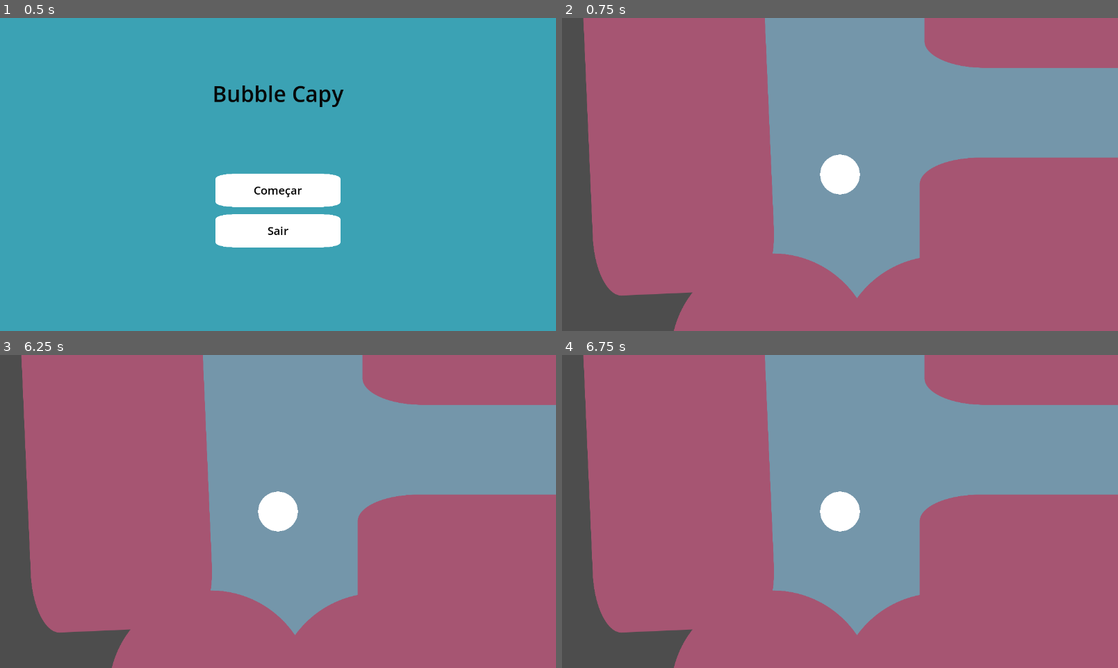
Above: before the commit, frames 1-4 (two rows, left to right).
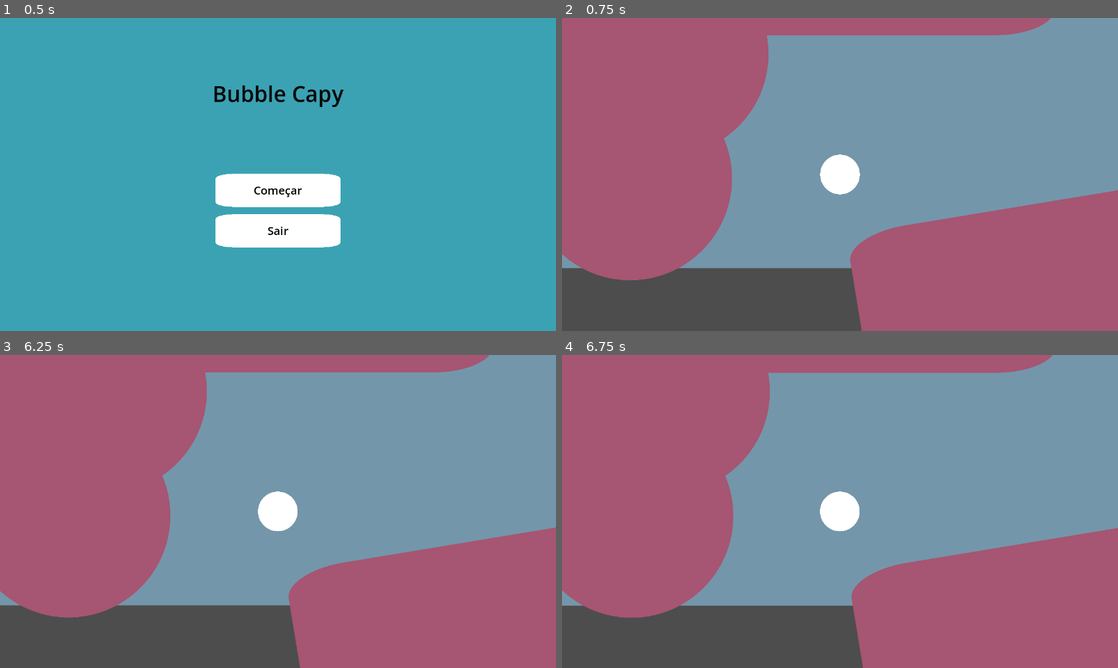
Above: after the commit, the same moments.

Repository: egonaraujo/random-splash
Game: Godot game, scene res://scenes/MainMenu/MainMenu.tscn
Same seed, same stepped clock (60 frames per second), same inputs: the game is played once before the commit and once after it.
Inputs (mouse positions are in pixels of both pictures, inside the frame that each line leads up to):
- Up to frame 1 (0.5 s): no input
- Up to frame 2 (0.75 s): click (840, 190) at 0.5 s
- Up to frame 3 (6.25 s): tap Enter at 1.25, 2.75, 4.25 s; move the mouse to (400, 495) at 1.27 s; click (400, 495) at 1.42 s; tap Space at 2, 3.5, 5 s; move the mouse to (166, 527) at 2.02 s; click (166, 527) at 2.17 s; move the mouse to (333, 442) at 2.77 s; click (333, 442) at 2.92 s; move the mouse to (250, 574) at 3.52 s; click (250, 574) at 3.67 s; move the mouse to (444, 558) at 4.27 s; click (444, 558) at 4.42 s; move the mouse to (111, 464) at 5.02 s; click (111, 464) at 5.17 s; move the mouse to (305, 511) at 5.77 s; click (305, 511) at 5.92 s
- Up to frame 4 (6.75 s): move the mouse to (756, 433) at 6.52 s; click (756, 433) at 6.67 s

Frame 1 is identical in both runs. In frame 2, 29% of the frame differs, in the area x 0-100%, y 0-100%; in frame 3, 29%; in frame 4, 29%.

Commit message:
player back to normal

Diff:
--- a/scenes/MainGame/MainGame.tscn
+++ b/scenes/MainGame/MainGame.tscn
@@ -124,6 +124,7 @@
 shape = SubResource("CapsuleShape2D_aviu0")
 
 [node name="Player" parent="." instance=ExtResource("4_52etk")]
+position = Vector2(628, 699)
 
 [node name="PushField" parent="." instance=ExtResource("6_v4tyl")]
 position = Vector2(1338, 561)
--- a/scenes/MainGame/input_force.gd
+++ b/scenes/MainGame/input_force.gd
@@ -1,15 +1,14 @@
-extends Node2D
+extends RigidBody2D
 
 @export var power : float = 100
 @export var minRadius : float = 50
 @export var maxRadius : float = 200
 
-@onready var character := $RigidBody2D
 
 func _process(delta:float) -> void:
 	if Input.is_mouse_button_pressed(1):
 		#queue_redraw() #uncomment to get gizmos
-		var direction:Vector2 = character.global_position - get_global_mouse_position()
+		var direction:Vector2 = global_position - get_global_mouse_position()
 
 		# Does not have an effect if bigger than max radius
 		if direction.length() > maxRadius:
@@ -21,7 +20,7 @@
 		# ease to make the force logarithmic instead of lin
 		var boostStrength = remap(distance, minRadius, maxRadius, 1, 0)
 		var boost = direction.normalized() * power * boostStrength
-		character.apply_central_force(boost)
+		apply_central_force(boost)
 
 func _draw() -> void:
 	return #comment to get gizmos
--- a/scenes/MainGame/player.tscn
+++ b/scenes/MainGame/player.tscn
@@ -1,7 +1,7 @@
-[gd_scene load_steps=7 format=3 uid="uid://dd2wmljmibo22"]
+[gd_scene load_steps=9 format=3 uid="uid://dd2wmljmibo22"]
 
-[ext_resource type="Script" path="res://scenes/MainGame/player.gd" id="1_ej3sd"]
 [ext_resource type="Texture2D" uid="uid://dh2oxellyq2k4" path="res://shapes/circle.png" id="1_ffl02"]
+[ext_resource type="Script" path="res://scenes/MainGame/input_force.gd" id="1_qmsfi"]
 [ext_resource type="Texture2D" uid="uid://bdn1g543rtyng" path="res://shapes/star.png" id="2_y0r7o"]
 
 [sub_resource type="PhysicsMaterial" id="PhysicsMaterial_cn5lh"]
@@ -10,17 +10,26 @@
 [sub_resource type="CircleShape2D" id="CircleShape2D_oyuue"]
 radius = 44.0114
 
+[sub_resource type="Curve" id="Curve_x6a4v"]
+max_value = 4.0
+_data = [Vector2(0, 0.967033), 0.0, 0.0, 0, 0, Vector2(1, 4), 0.0, 0.0, 0, 0]
+point_count = 2
+
+[sub_resource type="CurveTexture" id="CurveTexture_wcsxn"]
+curve = SubResource("Curve_x6a4v")
+
 [sub_resource type="ParticleProcessMaterial" id="ParticleProcessMaterial_6ibcy"]
 particle_flag_disable_z = true
 gravity = Vector3(0, 0, 0)
 scale_min = 0.01
-scale_max = 0.02
+scale_max = 0.01
+scale_curve = SubResource("CurveTexture_wcsxn")
 
 [node name="Player" type="RigidBody2D"]
 physics_material_override = SubResource("PhysicsMaterial_cn5lh")
 gravity_scale = 0.0
 linear_damp = 0.3
-script = ExtResource("1_ej3sd")
+script = ExtResource("1_qmsfi")
 
 [node name="Circle" type="Sprite2D" parent="."]
 scale = Vector2(0.05, 0.05)
